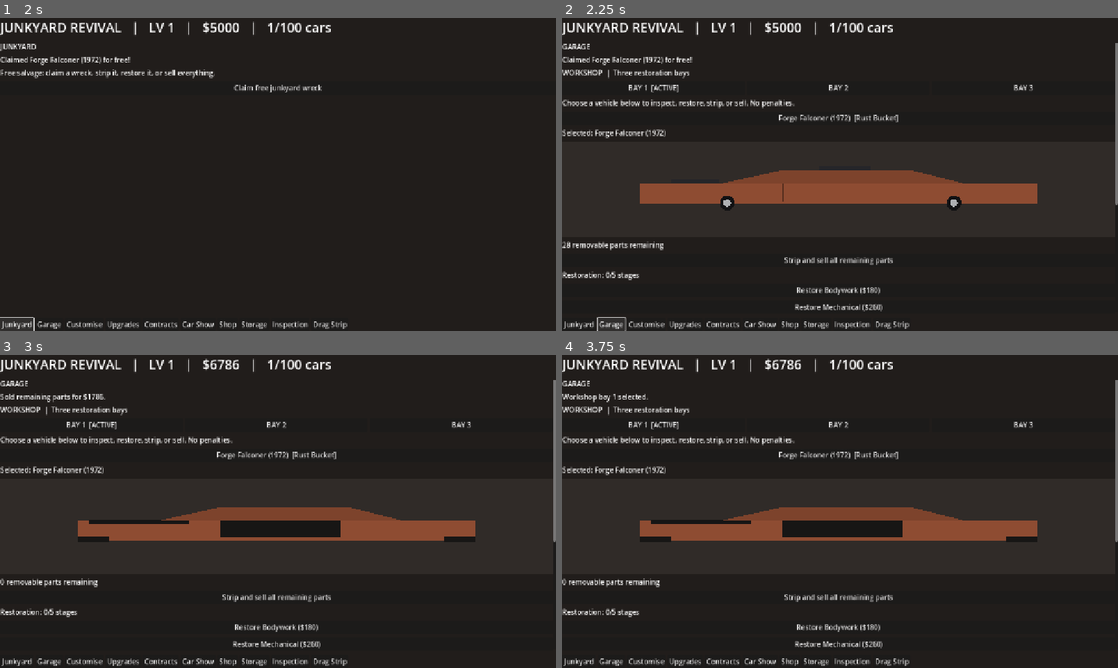
Above: before the commit, frames 1-4 (two rows, left to right).
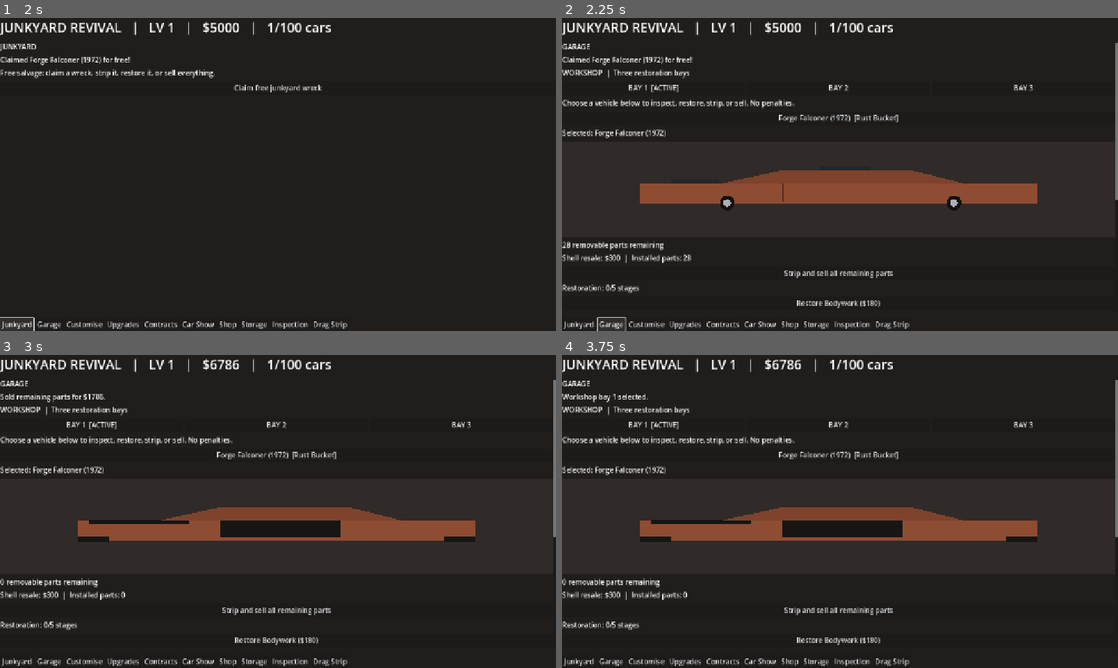
Above: after the commit, the same moments.

Repository: Paulliiee23/Junkyard-revival
Game: Godot game, scene res://scenes/main.tscn
Two runs of this game, one before a commit and one after it. Both use one fixed random seed, a clock stepped at 60 frames per second and the inputs below.
Inputs:
- Up to frame 1 (2 s): click "Claim free junkyard wreck" at 0.5 s; click "Junkyard" at 1.25 s
- Up to frame 2 (2.25 s): click "Garage" at 2 s
- Up to frame 3 (3 s): click "Strip and sell all remaining …" at 2.75 s
- Up to frame 4 (3.75 s): click "BAY 1 [ACTIVE]" at 3.5 s

Frame 1 is identical in both runs. In frame 2, 1.7% of the frame differs, in the area x 0-100%, y 58-94%; in frame 3, 1.7%; in frame 4, 1.7%.

Commit message:
Keep customisation synced after selling parts and preserve spare storage access

Diff:
--- a/scripts/main.gd
+++ b/scripts/main.gd
@@ -72,6 +72,8 @@
         child.queue_free()
     _label(TABS[current_tab].to_upper())
     _label(status)
+    if current_tab == 7 and cars.is_empty():
+        _label("No vehicles in storage yet. Spare parts can still be managed below.")
     match current_tab:
         0:
             _label("Free salvage: claim a wreck, strip it, restore it, or sell everything.")
@@ -136,6 +138,8 @@
 func _render_cars() -> void:
     if cars.is_empty():
         _label("No vehicles in storage. Claim a free wreck in Junkyard.")
+        if current_tab == 2:
+            _render_spare_parts()
         return
     selected_car = clampi(selected_car, 0, cars.size() - 1)
     for i in range(cars.size()):
@@ -149,6 +153,7 @@
     body.add_child(preview)
     preview.set_vehicle(car)
     _label("%d removable parts remaining" % car.get("parts", {}).size())
+    _label("Shell resale: $%d  |  Installed parts: %d" % [Economy.sell_shell(car), car.get("parts", {}).size()])
     if current_tab == 2:
         _label("Remove a part to storage, or select a fitted part style.")
         _label("SELECT A PART STYLE  |  None is always available")
@@ -300,6 +305,7 @@
     if cars.is_empty():
         return
     var payout: int = Economy.sell_part(cars[selected_car], part)
+    Customisation.set_choice(cars[selected_car], part, "None")
     cash += payout
     status = "Sold %s for $%d. No penalties." % [part, payout]
     _save_and_render()
@@ -308,6 +314,8 @@
     if cars.is_empty():
         return
     var payout: int = Economy.strip_all(cars[selected_car])
+    for part in Economy.PARTS:
+        Customisation.set_choice(cars[selected_car], part, "None")
     cash += payout
     status = "Sold remaining parts for $%d." % payout
     _save_and_render()
